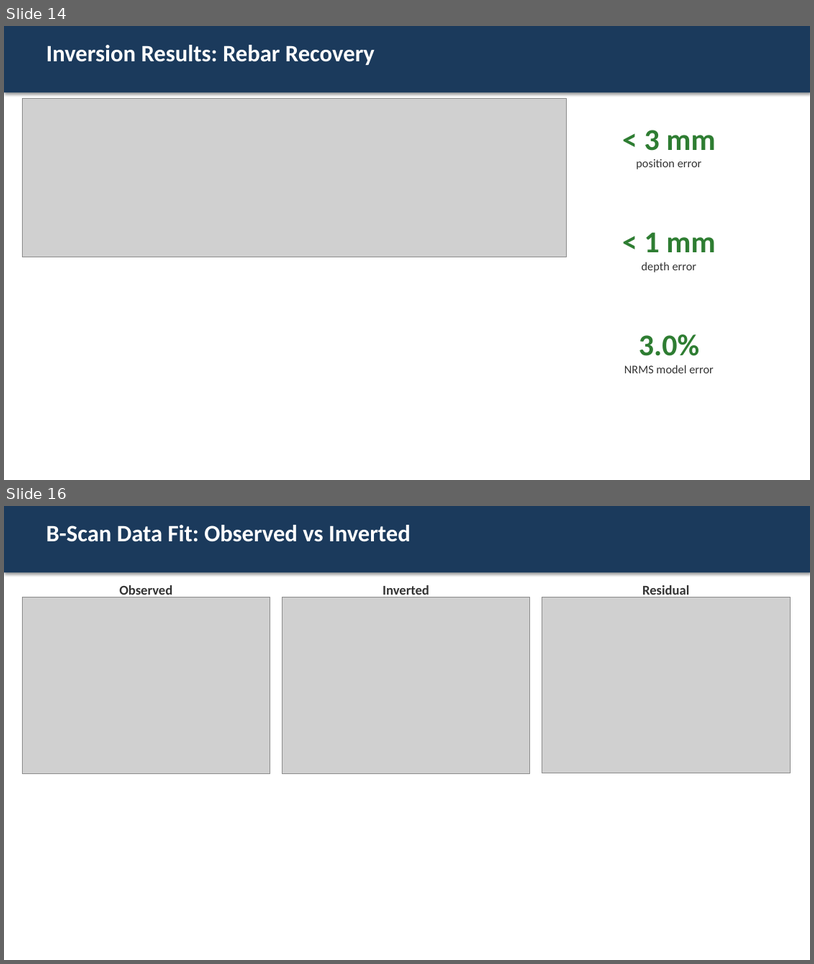
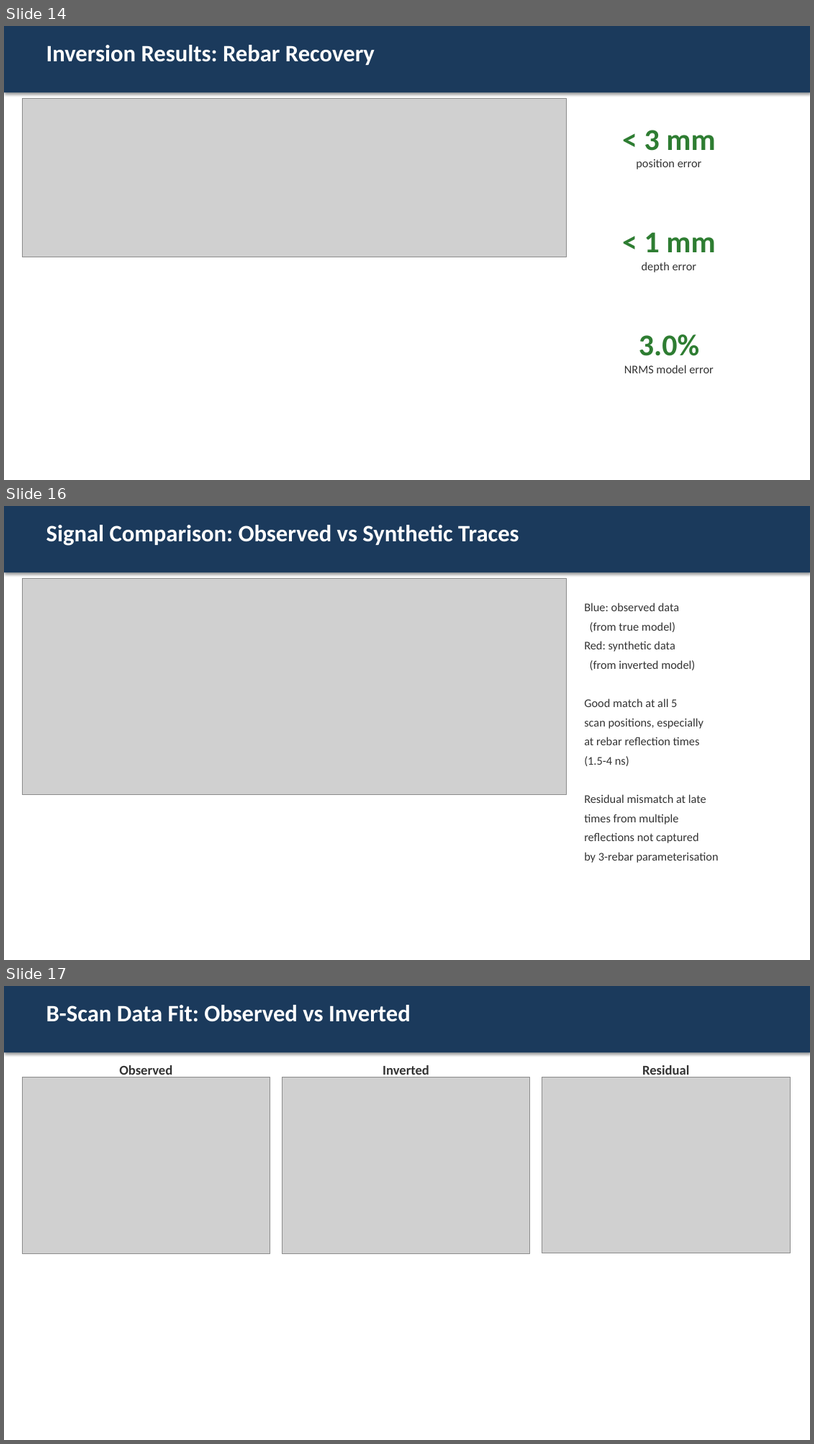
Before and after one commit to Maruf001/GPR-FDTD-FWI, a slide deck: outputs/GPR_FDTD_FWI_Presentation.pptx. Shown one above the other, each under a label of ours: slides 14 and 16 before the commit, slides 14, 16 and 17 after it; the slides between them are not shown. The pictures are 814x964 and 814x1444 pixels, drawn with LibreOffice and Linux fonts; fonts in the diff are those of the drawing; grey boxes stand for pictures. Boxes give left, top, right and bottom in pixels: in the first picture for what was removed or moved away, otherwise in the second. Text is boxed around its words. In the diff, an @@ line names an element or a change of style, - is before the commit and + after.

```diff
--- a/outputs/GPR_FDTD_FWI_Presentation.pptx
+++ b/outputs/GPR_FDTD_FWI_Presentation.pptx
@@ slide 16 added at [4,506,810,960], background #FFFFFF @@
@@ rectangle added at [4,506,810,572], fill #1B3A5C @@
@@ text added at [46,525,519,546], 28 pt, text #FFFFFF, bold @@
+Signal Comparison: Observed vs Synthetic Traces
@@ picture added at [22,579,566,795] @@
@@ text added at [584,602,719,862], 14 pt, text #333333 @@
+Blue: observed data
+(from true model)
+Red: synthetic data
+(from inverted model)
+Good match at all 5
+scan positions, especially
+at rebar reflection times
+(1.5-4 ns)
+Residual mismatch at late
+times from multiple
+reflections not captured
+by 3-rebar parameterisation
@@ what was slide 16 is now slide 17 @@
```
Also in this commit, not shown: 4 slides changed, 1 other slide added, 1 slide removed, 1 other file.
